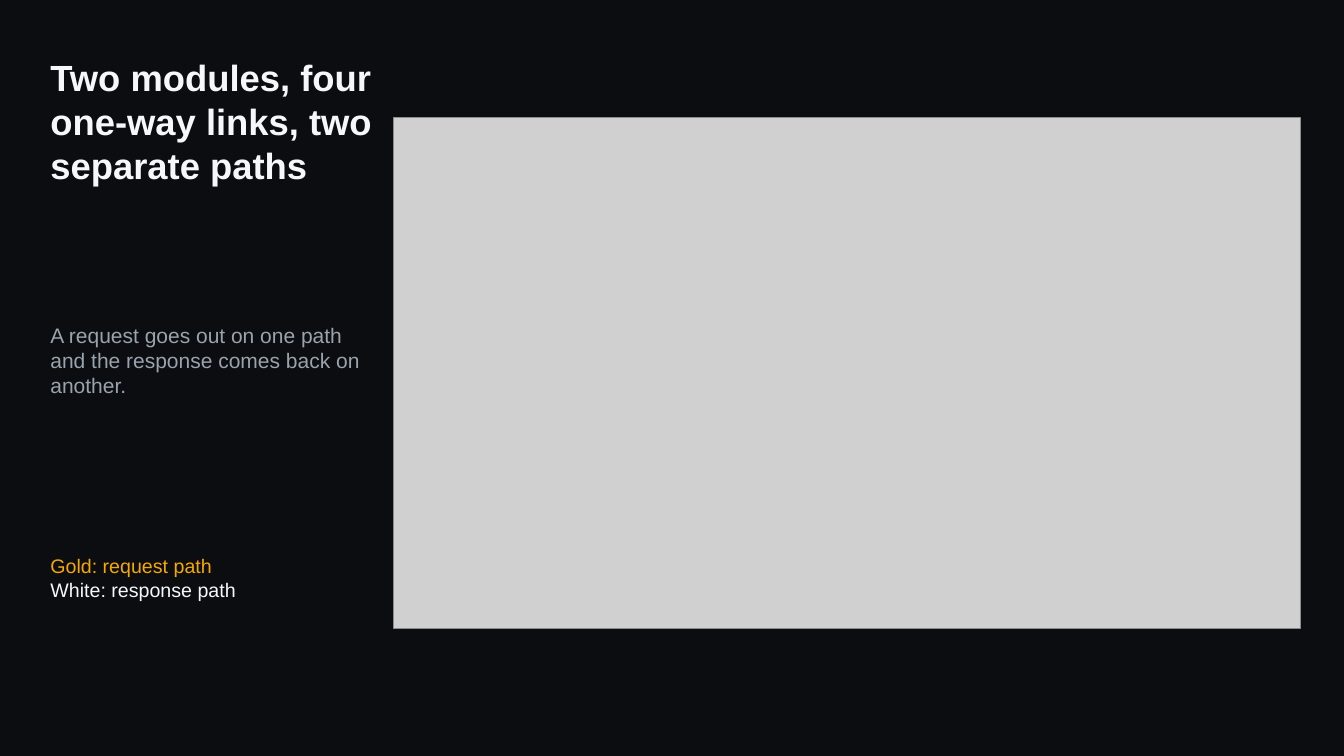
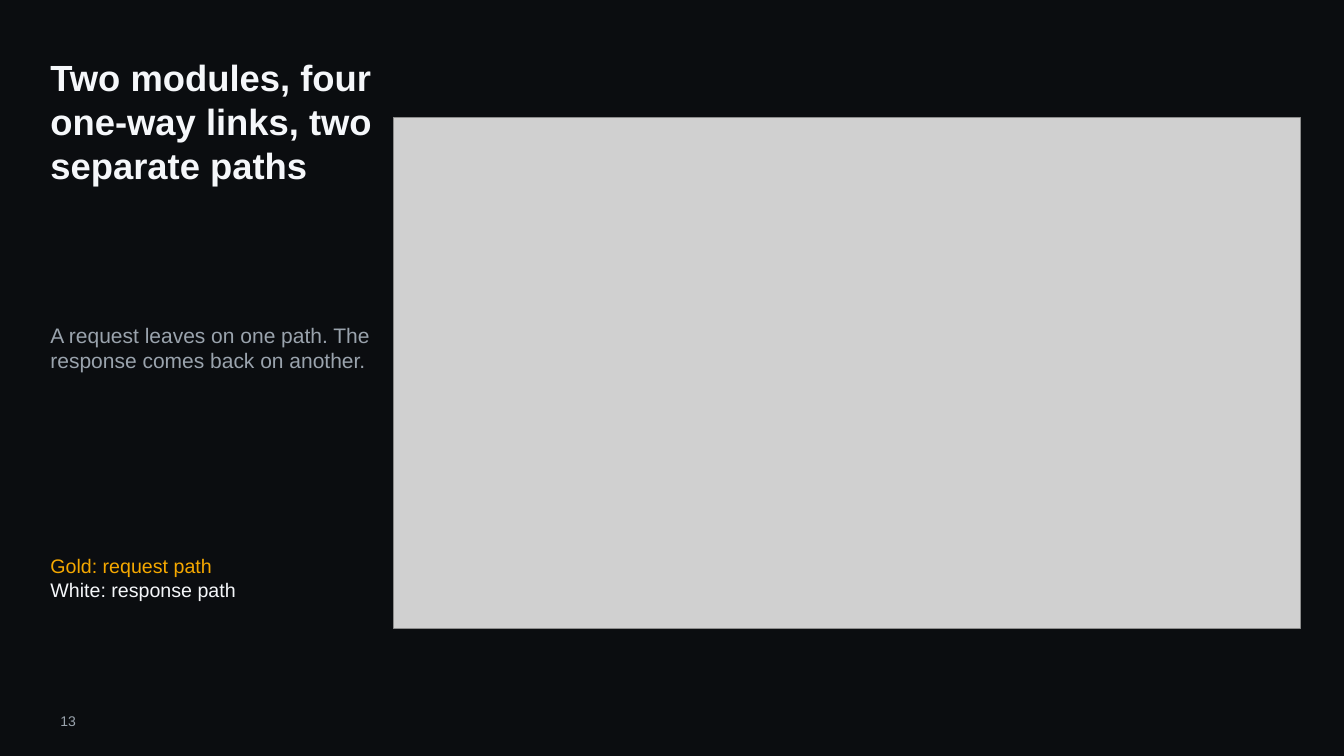
Before and after one commit to hybridus/DFX_Marketing, a slide deck: slide 13 of Projects/03_Presales_Master_Deck/pilot/DFX_Master_deck.pptx (slide 12 before the commit). Drawn at 1344x756 pixels with LibreOffice and Linux fonts; fonts in the diff are those of the drawing; grey boxes stand for pictures; background and template pictures are left out. Boxes give left, top, right and bottom in pixels: in the first picture for what was removed or moved away, otherwise in the second. Text is boxed around its words. In the diff, an @@ line names an element or a change of style, - is before the commit and + after.

```diff
--- a/Projects/03_Presales_Master_Deck/pilot/DFX_Master_deck.pptx
+++ b/Projects/03_Presales_Master_Deck/pilot/DFX_Master_deck.pptx
@@ text at [50, 328, 369, 373]: text changed @@
-A request goes out on one path and the response comes back on another.
+A request leaves on one path. The response comes back on another.
@@ page number added at [60, 716, 76, 726], 10 pt, text #9AA3AD @@
+13
```
Also in this commit, not shown: 20 other slides changed, 2 slides added, 1 slide removed, 11 other files.
